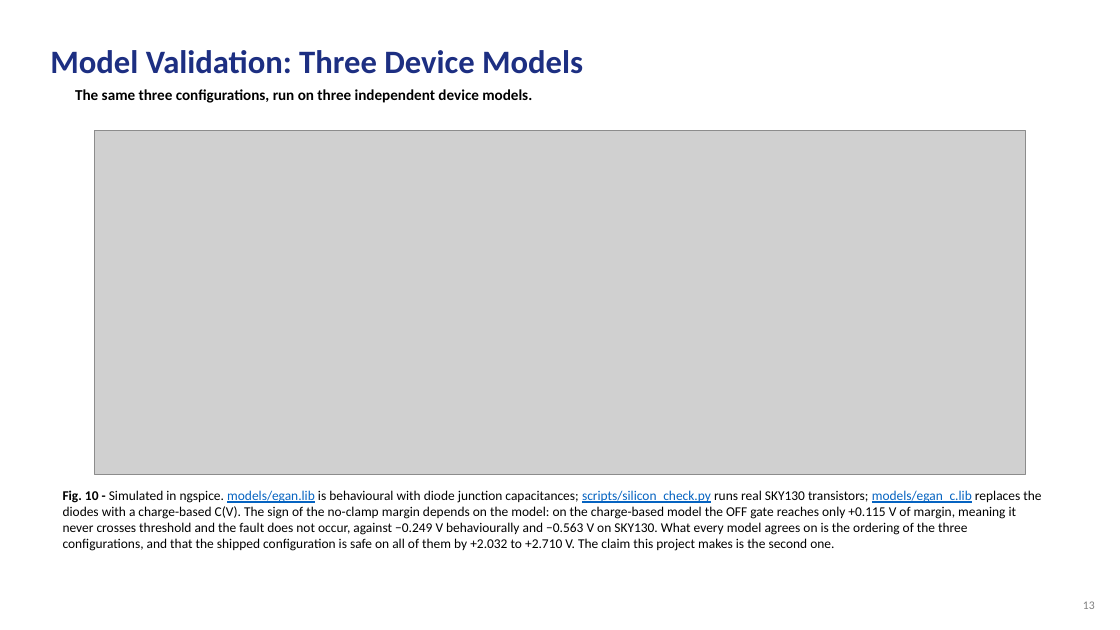
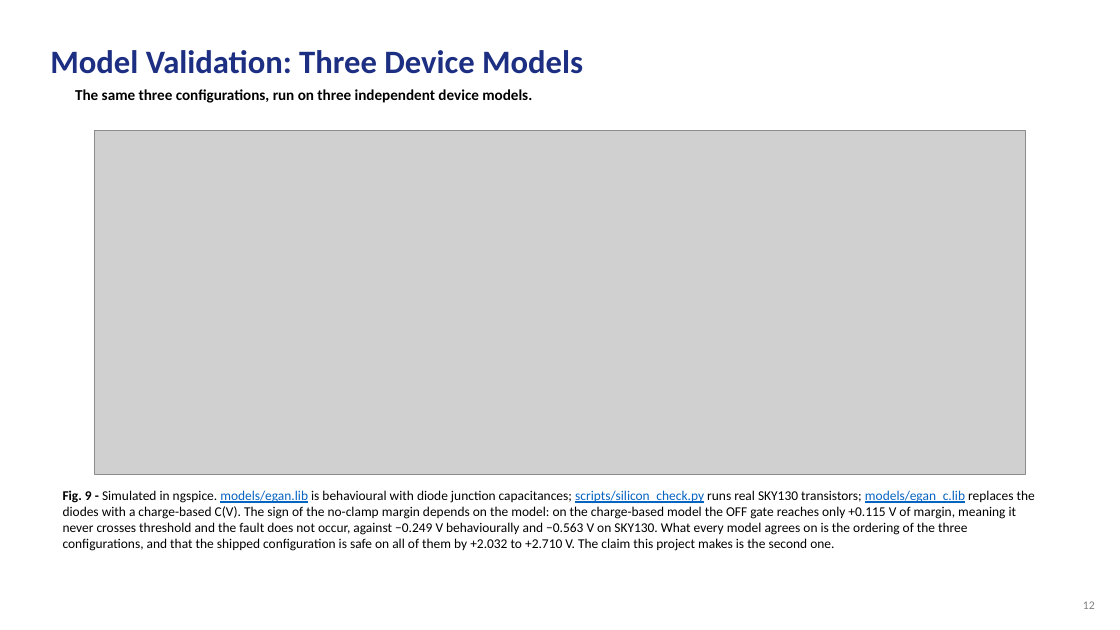
Before and after one commit to Amritha902/gan-driver, a slide deck: slide 12 of review/GaN_Review2_PRESENT.pptx (slide 13 before the commit). Drawn at 1120x630 pixels with LibreOffice and Linux fonts; fonts in the diff are those of the drawing; grey boxes stand for pictures. Boxes give left, top, right and bottom in pixels: in the first picture for what was removed or moved away, otherwise in the second. Text is boxed around its words. In the diff, an @@ line names an element or a change of style, - is before the commit and + after.

```diff
--- a/review/GaN_Review2_PRESENT.pptx
+++ b/review/GaN_Review2_PRESENT.pptx
@@ text at box(63, 490, 1035, 551): text changed @@
-Fig. 10 - Simulated in ngspice. models/egan.lib is behavioural with diode junction capacitances; scripts/silicon_check.py runs real SKY130 transistors; models/egan_c.lib replaces the diodes with a charge-based C(V). The sign of the no-clamp margin depends on the model: on the charge-based model the OFF gate reaches only +0.115 V of margin, meaning it never crosses threshold and the fault does not occur, against −0.249 V behaviourally and −0.563 V on SKY130. What every model agrees on is the ordering of the three configurations, and that the shipped configuration is safe on all of them by +2.032 to +2.710 V. The claim this project makes is the second one.
+Fig. 9 - Simulated in ngspice. models/egan.lib is behavioural with diode junction capacitances; scripts/silicon_check.py runs real SKY130 transistors; models/egan_c.lib replaces the diodes with a charge-based C(V). The sign of the no-clamp margin depends on the model: on the charge-based model the OFF gate reaches only +0.115 V of margin, meaning it never crosses threshold and the fault does not occur, against −0.249 V behaviourally and −0.563 V on SKY130. What every model agrees on is the ordering of the three configurations, and that the shipped configuration is safe on all of them by +2.032 to +2.710 V. The claim this project makes is the second one.
```
Also in this commit, not shown: 12 other slides changed, 1 slide added, 1 slide removed, 4 other files.
